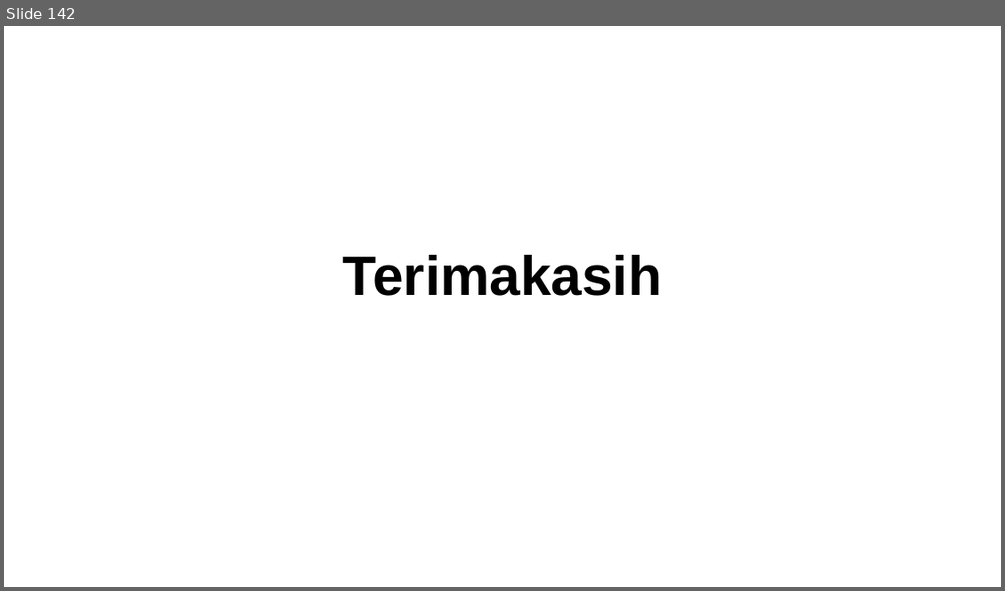
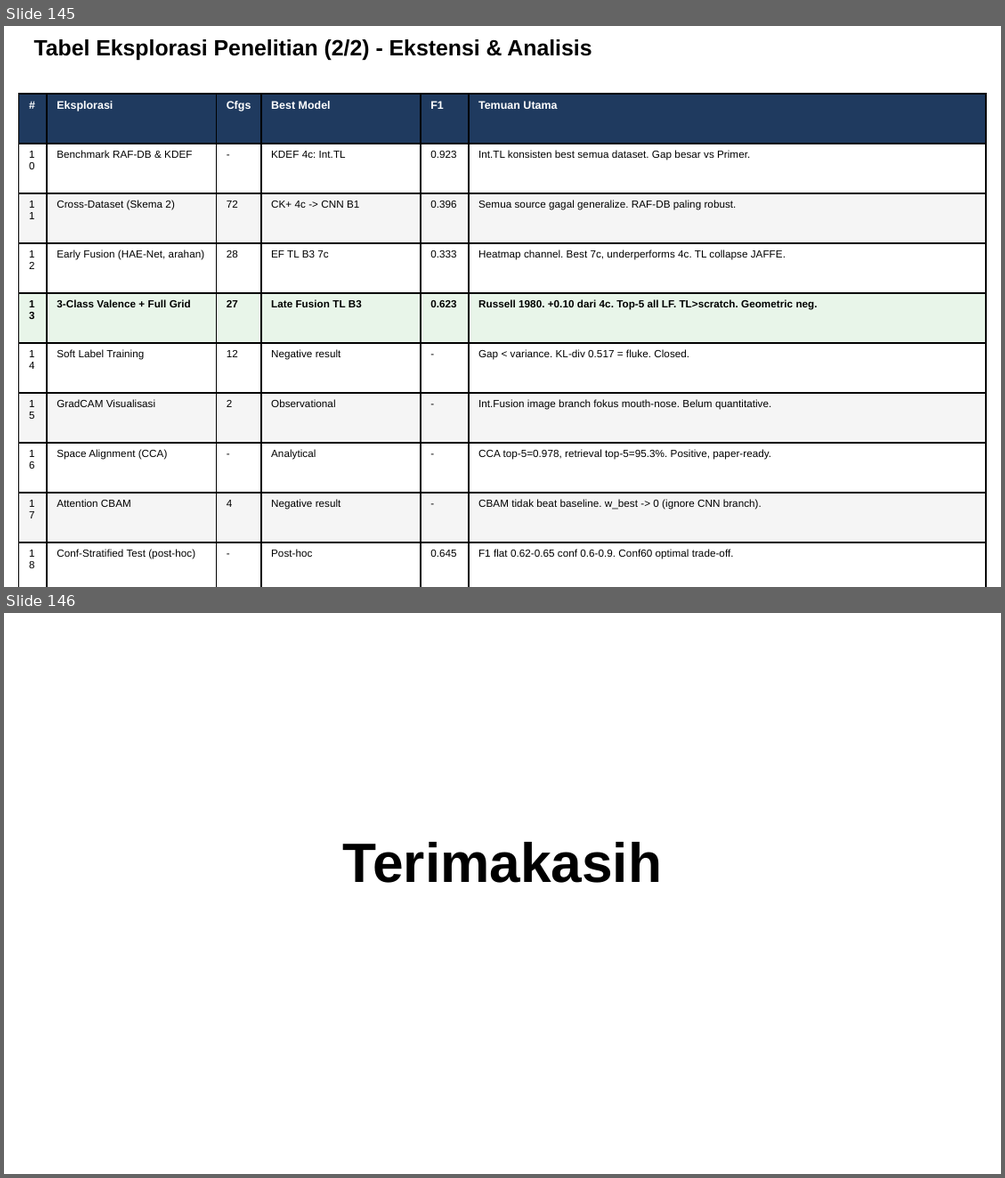
Before and after one commit to taufikhdyt01/MultimodalEmoLearn-CNN-LSTM, a slide deck: docs/PPT Bimbingan.pptx. Shown one above the other, each under a label of ours: slide 142 before the commit, slides 145 and 146 after it. The pictures are 1005x591 and 1005x1178 pixels, drawn with LibreOffice and Linux fonts; fonts in the diff are those of the drawing. Boxes give left, top, right and bottom in pixels: in the first picture for what was removed or moved away, otherwise in the second. Text is boxed around its words. In the diff, an @@ line names an element or a change of style, - is before the commit and + after.

```diff
--- a/docs/PPT Bimbingan.pptx
+++ b/docs/PPT Bimbingan.pptx
@@ slide 145 added at (4, 26, 1001, 587), background #FFFFFF @@
@@ text added at (34, 39, 591, 60), 16 pt, text #000000, bold @@
+Tabel Eksplorasi Penelitian (2/2) - Ekstensi & Analisis
@@ table added at (19, 94, 986, 587), 10 rows, 6 columns @@
+# | Eksplorasi | Cfgs | Best Model | F1 | Temuan Utama
+10 | Benchmark RAF-DB & KDEF | - | KDEF 4c: Int.TL | 0.923 | Int.TL konsisten best semua dataset. Gap besar vs Primer.
+11 | Cross-Dataset (Skema 2) | 72 | CK+ 4c -> CNN B1 | 0.396 | Semua source gagal generalize. RAF-DB paling robust.
+12 | Early Fusion (HAE-Net, arahan) | 28 | EF TL B3 7c | 0.333 | Heatmap channel. Best 7c, underperforms 4c. TL collapse JAFFE.
+13 | 3-Class Valence + Full Grid | 27 | Late Fusion TL B3 | 0.623 | Russell 1980. +0.10 dari 4c. Top-5 all LF. TL>scratch. Geometric neg.
+14 | Soft Label Training | 12 | Negative result | - | Gap < variance. KL-div 0.517 = fluke. Closed.
+15 | GradCAM Visualisasi | 2 | Observational | - | Int.Fusion image branch fokus mouth-nose. Belum quantitative.
+16 | Space Alignment (CCA) | - | Analytical | - | CCA top-5=0.978, retrieval top-5=95.3%. Positive, paper-ready.
+17 | Attention CBAM | 4 | Negative result | - | CBAM tidak beat baseline. w_best -> 0 (ignore CNN branch).
+18 | Conf-Stratified Test (post-hoc) | - | Post-hoc | 0.645 | F1 flat 0.62-0.65 conf 0.6-0.9. Conf60 optimal trade-off.
@@ what was slide 142 is now slide 146 @@
```
Also in this commit, not shown: 2 slides changed, 3 other slides added, 4 other files.
